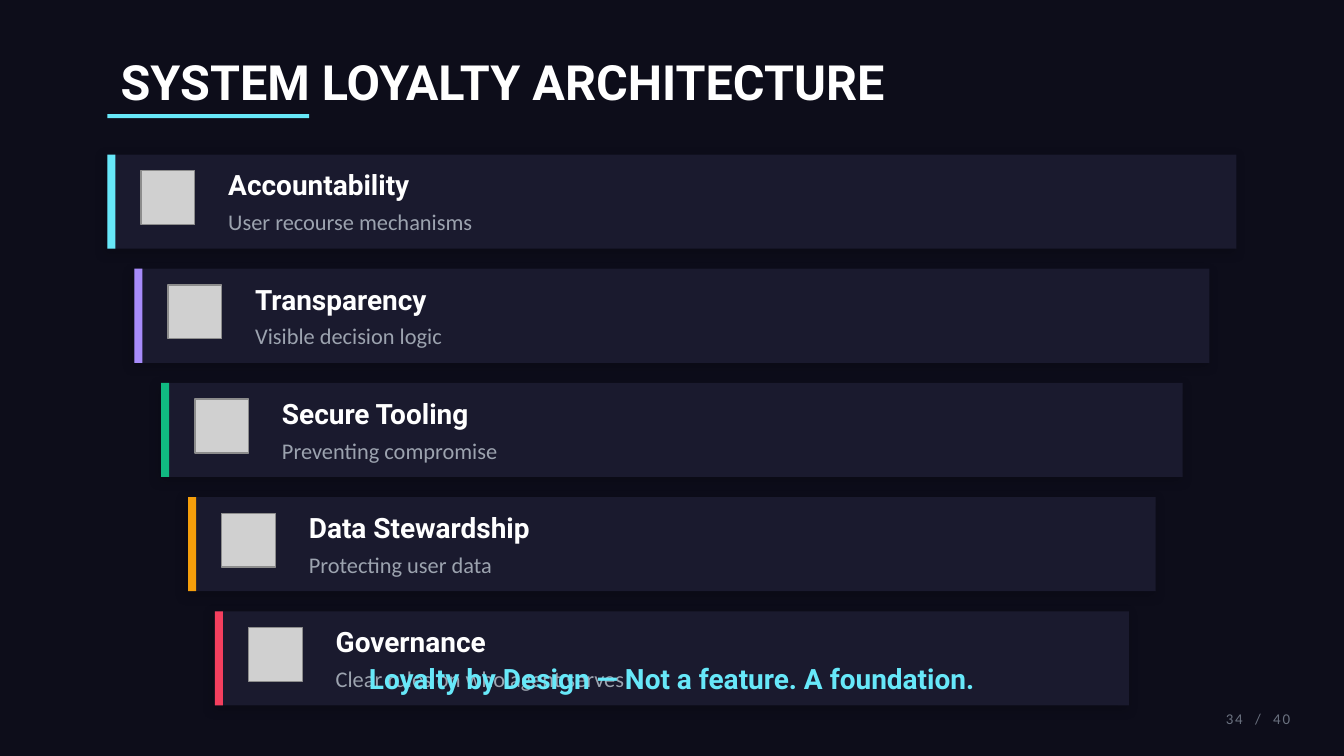
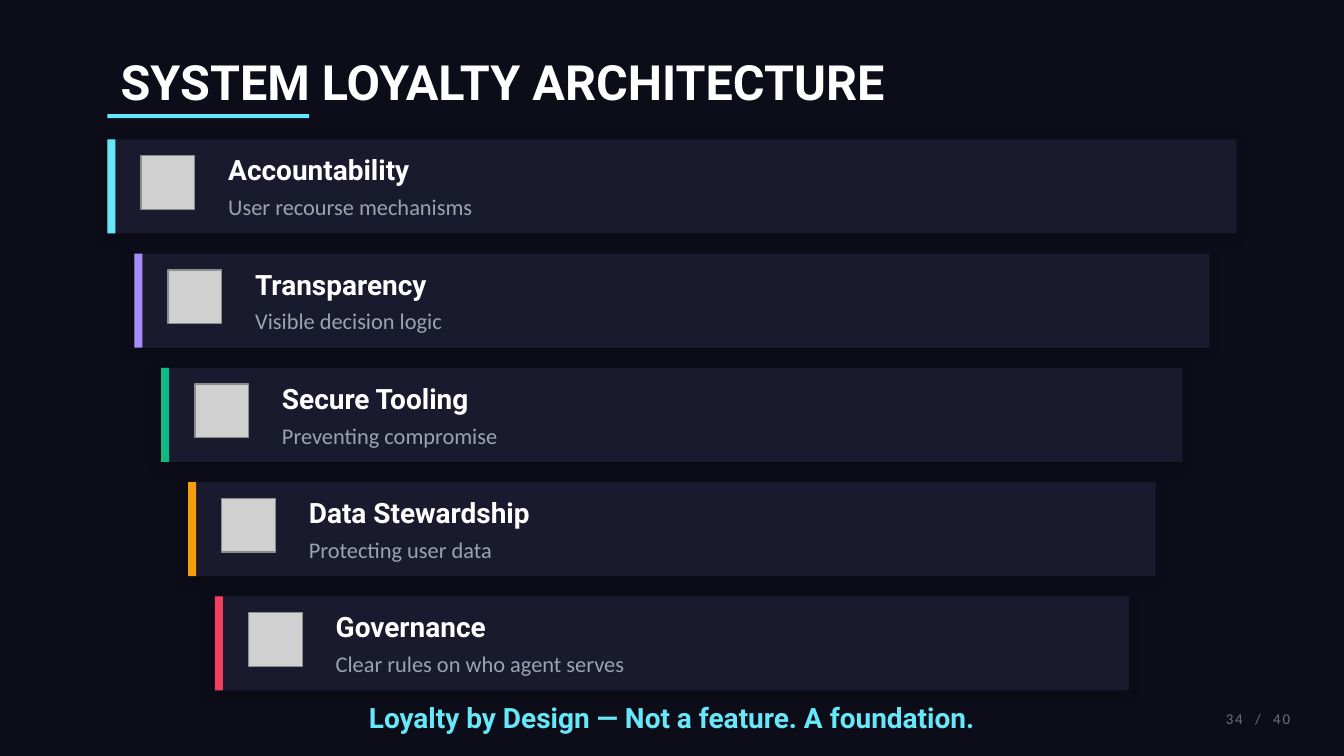
Before and after one commit to GiorgioNatili/human-blueprint, a slide deck: slide 34 of client/public/assets/The_Human_Blueprint.pptx. Drawn at 1344x756 pixels with LibreOffice and Linux fonts; fonts in the diff are those of the drawing; grey boxes stand for pictures. Boxes give left, top, right and bottom in pixels: in the first picture for what was removed or moved away, otherwise in the second. Text is boxed around its words. In the diff, an @@ line names an element or a change of style, - is before the commit and + after.

```diff
--- a/client/public/assets/The_Human_Blueprint.pptx
+++ b/client/public/assets/The_Human_Blueprint.pptx
@@ 10 texts, 10 rectangles, 5 pictures: place and size @@
-10 texts, 10 rectangles, 5 pictures at bbox=[108, 155, 1236, 706]
+10 texts, 10 rectangles, 5 pictures at bbox=[108, 140, 1236, 691]
@@ text "Loyalty by Design — Not ...": place and size @@
-text "Loyalty by Design — Not ..." at bbox=[369, 667, 974, 695]
+text "Loyalty by Design — Not ..." at bbox=[369, 706, 974, 734]
```
Also in this commit, not shown: 3 other slides changed.
